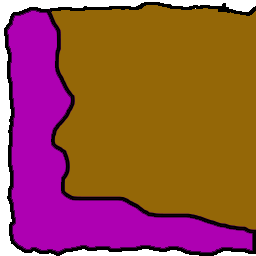
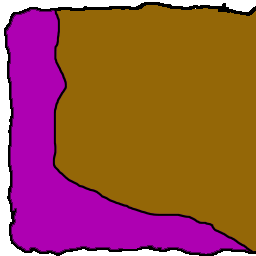
Revision of a layered 256 × 256 image; what changed, layer by layer:
hid "NR Bottom" over [left=6, top=9, right=256, bottom=254]
added layer "NR Bottom-New" above "NR Middle-New" over [left=6, top=9, right=256, bottom=254]
